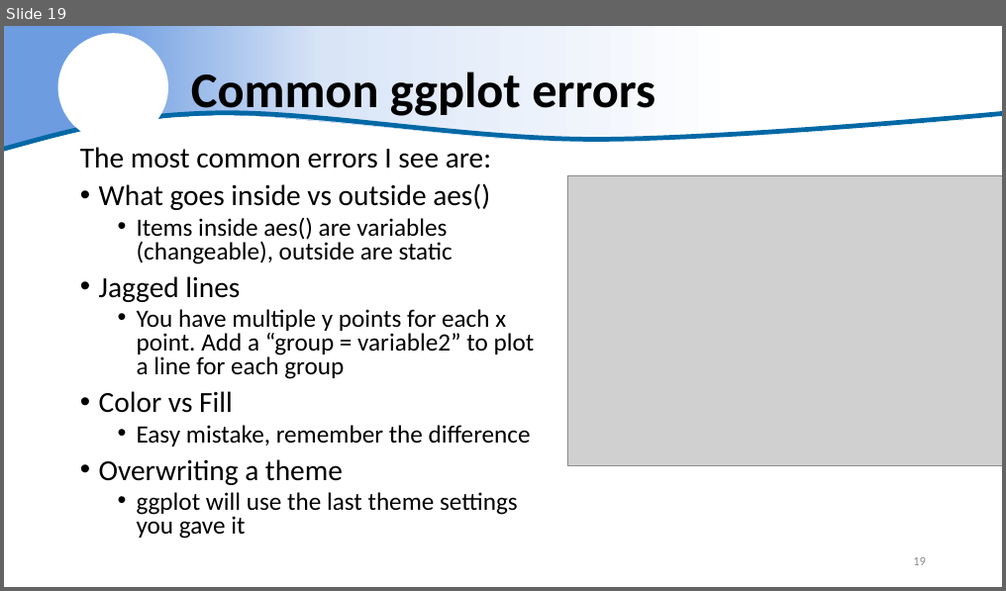
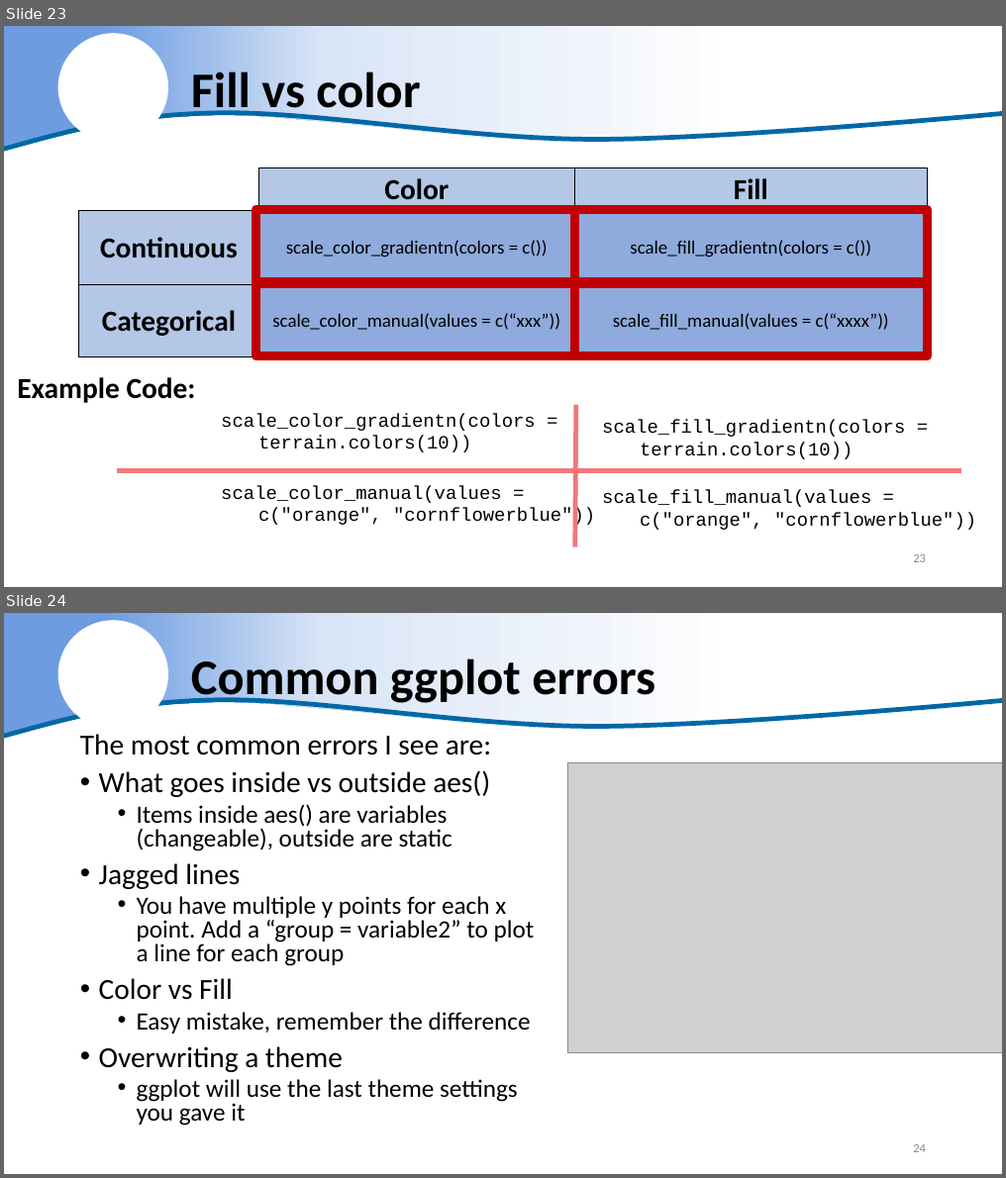
Before and after one commit to justinpriest/R_Intro_ADFG, a slide deck: The Basics of R - Day 2.pptx. Shown one above the other, each under a label of ours: slide 19 before the commit, slides 23 and 24 after it. The pictures are 1006x591 and 1006x1178 pixels, drawn with LibreOffice and Linux fonts; fonts in the diff are those of the drawing; grey boxes stand for pictures; background and template pictures are left out. Boxes give left, top, right and bottom in pixels: in the first picture for what was removed or moved away, otherwise in the second. Text is boxed around its words. In the diff, an @@ line names an element or a change of style, - is before the commit and + after.

```diff
--- a/The Basics of R - Day 2.pptx
+++ b/The Basics of R - Day 2.pptx
@@ slide 23 added at (x1=4, y1=26, x2=1002, y2=587), background #FFFFFF; not listed: 3 template elements that a slide beside it also shows @@
@@ title added at (x1=191, y1=72, x2=420, y2=118), 48 pt, text #000000, bold @@
+Fill vs color
@@ table added at (x1=79, y1=169, x2=927, y2=358), 3 rows, 3 columns @@
+ | Color | Fill
+Continuous | scale_color_gradientn(colors = c()) | scale_fill_gradientn(colors = c())
+Categorical | scale_color_manual(values = c(“xxx”)) | scale_fill_manual(values = c(“xxxx”))
@@ rectangle added at (x1=256, y1=209, x2=575, y2=283), outline #C00000 9 pt @@
@@ rectangle added at (x1=575, y1=210, x2=927, y2=284), outline #C00000 9 pt @@
@@ rectangle added at (x1=256, y1=282, x2=575, y2=356), outline #C00000 9 pt @@
@@ rectangle added at (x1=575, y1=282, x2=927, y2=357), outline #C00000 9 pt @@
@@ text added at (x1=17, y1=377, x2=196, y2=403), 28 pt, text #000000, bold @@
+Example Code:
@@ line added from (576, 405) to (575, 548), #F27779 4.5 pt @@
@@ text added at (x1=221, y1=414, x2=536, y2=453), 18 pt, text #000000 @@
+scale_color_gradientn(colors = terrain.colors(10))
@@ text added at (x1=602, y1=420, x2=905, y2=460), 18 pt, text #000000 @@
+scale_fill_gradientn(colors = terrain.colors(10))
@@ line added from (117, 472) to (961, 472), #F27779 4.5 pt @@
@@ text added at (x1=221, y1=485, x2=595, y2=527), 18 pt, text #000000 @@
+scale_color_manual(values = c("orange", "cornflowerblue"))
@@ text added at (x1=602, y1=490, x2=976, y2=530), 18 pt, text #000000 @@
+scale_fill_manual(values = c("orange", "cornflowerblue"))
@@ page number added at (x1=913, y1=555, x2=926, y2=563), 12 pt, text #8C8C8C @@
+23
@@ what was slide 19 is now slide 24 @@
@@ page number at (x1=913, y1=1145, x2=926, y2=1153): text changed @@
-19
+24
```
Also in this commit, not shown: 18 slides changed, 6 other slides added, 19 other files.
